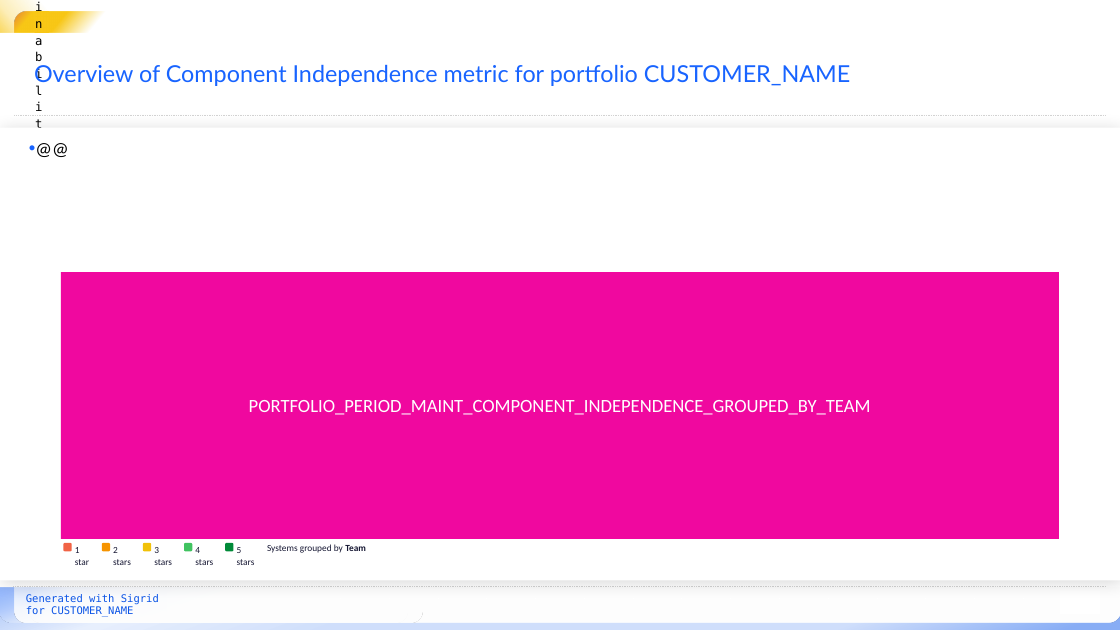
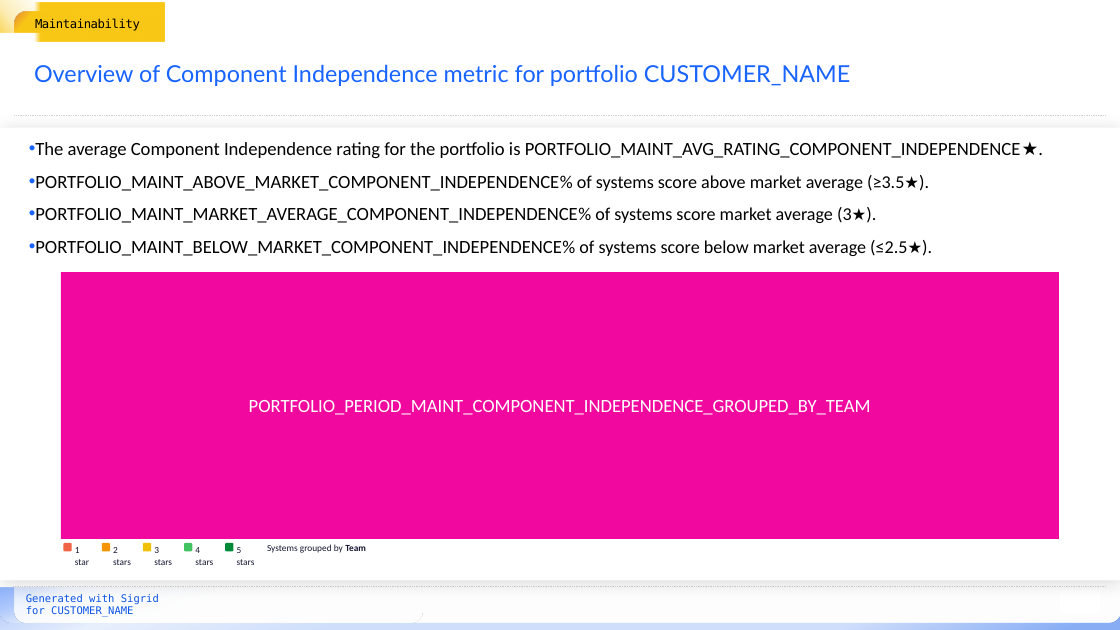
Before and after one commit to Software-Improvement-Group/sigrid-report-generator, a slide deck: slide 13 of src/report_generator/presets/templates/portfolio-metrics.pptx (slide 17 before the commit). Drawn at 1120x630 pixels with LibreOffice and Linux fonts; fonts in the diff are those of the drawing; background and template pictures are left out. Boxes give left, top, right and bottom in pixels: in the first picture for what was removed or moved away, otherwise in the second. Text is boxed around its words. In the diff, an @@ line names an element or a change of style, - is before the commit and + after.

Commit message:
Update portfolio metrics template

```diff
--- a/src/report_generator/presets/templates/portfolio-metrics.pptx
+++ b/src/report_generator/presets/templates/portfolio-metrics.pptx
@@ text "Maintainability" rewrapped from [35,12,49,33] to [35,18,140,31] @@
@@ text at [35,142,1021,256]: text changed @@
-• @@
+• The average Component Independence rating for the portfolio is PORTFOLIO_MAINT_AVG_RATING_COMPONENT_INDEPENDENCE ★.
+• PORTFOLIO_MAINT_ABOVE_MARKET_COMPONENT_INDEPENDENCE% of systems score above market average (≥3.5★).
+• PORTFOLIO_MAINT_MARKET_AVERAGE_COMPONENT_INDEPENDENCE% of systems score market average (3★).
+• PORTFOLIO_MAINT_BELOW_MARKET_COMPONENT_INDEPENDENCE% of systems score below market average (≤2.5★).
```
Also in this commit, not shown: 39 other slides changed, 10 slides removed.
